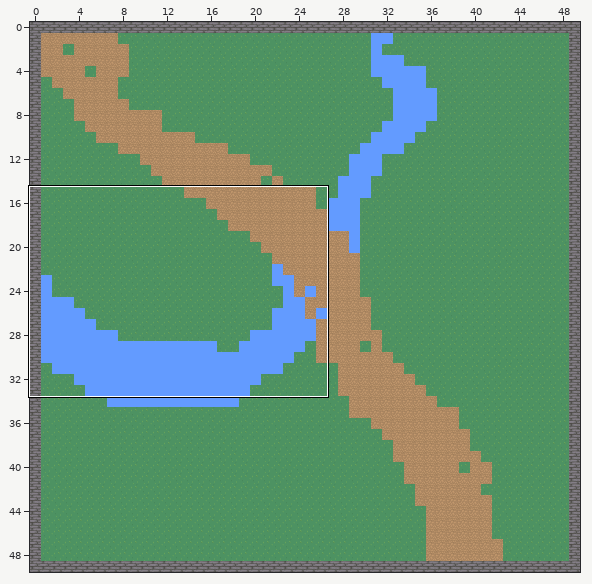
An edit to a level. Tiled map, data/tilemaps/carte.tmx. Above: a wide view before the commit, with the close-up outlined.
Close-up. Before the commit:
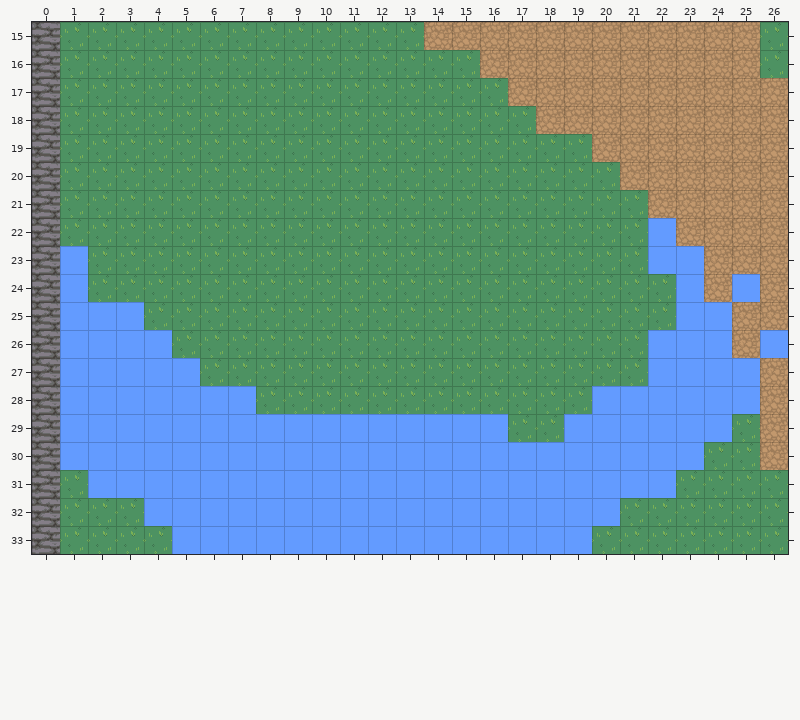
Cells are 32x32 px. Shown: x 0..26, y 15..33. The commit also changed other parts of the map, which this record leaves out.
After:
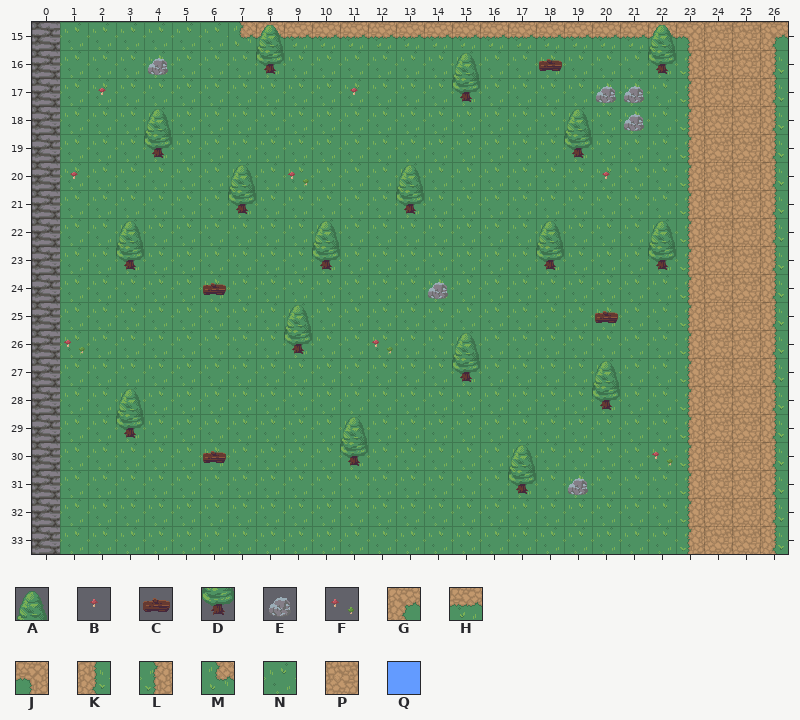
Key: from "nature": A 0, B 3, C 4, D 20, E 22, F 23, G 60, H 61, J 62, K 80, L 82, M 83, N 141, P 146, Q 151.
_ is an empty cell, . an unchanged one.
Tiles of an added or newly shown layer are drawn over the layers below it.
Change:
--- layer "map"
@@ x 1..26 @@
-15 ......NNNNNNNPPPPPPPPPP..N
-16 ...............PPPPPPPP..N
-17 ................PPPPPPP..P
-18 .................PPPPPP..P
-19 ...................PPPP..P
-20 ....................PPP..P
-21 .....................PP..P
-22 .....................QP..P
-23 Q....................QQ..P
-24 Q.....................Q.QP
-25 QQQ...................QQ.P
-26 QQQQ.................QQQ.Q
-27 QQQQQ................QQQQP
-28 QQQQQQQ............QQQQQQP
-29 QQQQQQQQQQQQQQQQ..QQQQQQNP
-30 QQQQQQQQQQQQQQQQQQQQQQQNNP
-31 .QQQQQQQQQQQQQQQQQQQQQNNNN
-32 ...QQQQQQQQQQQQQQQQQ..NNNN
-33 ....QQQQQQQQQQQQQQQ...NNNN
+15 ......MHHHHHHHHHHHHHHHJ..G
+16 ...............NNNNNNNL..K
+17 ................NNNNNNL..K
+18 .................NNNNNL..K
+19 ...................NNNL..K
+20 ....................NNL..K
+21 .....................NL..K
+22 .....................NL..K
+23 N....................NL..K
+24 N.....................L.PK
+25 NNN...................LP.K
+26 NNNN.................NLP.K
+27 NNNNN................NLPPK
+28 NNNNNNN............NNNLPPK
+29 NNNNNNNNNNNNNNNN..NNNNLPPK
+30 NNNNNNNNNNNNNNNNNNNNNNLPPK
+31 .NNNNNNNNNNNNNNNNNNNNNLPPK
+32 ...NNNNNNNNNNNNNNNNN..LPPK
+33 ....NNNNNNNNNNNNNNN...LPPK
--- layer "props" (added)
@@ x 1..22 @@
-15 ......._............._
-16 ..._..._......_.._..._
-17 ._........_..._....__.
-18 ..._.............._._.
-19 ..._.............._...
-20 _....._._..._......_..
-21 ......_....._.........
-22 .._......_......._..._
-23 .._......_......._..._
-24 ....._......._........
-25 ........_.........._..
-26 _......._.._.._.......
-27 .............._...._..
-28 .._................_..
-29 .._......._...........
-30 ....._...._....._...._
-31 ................_._...
+15 .......A.............A
+16 ...E...D......A..C...D
+17 .B........B...D....EE.
+18 ...A..............A.E.
+19 ...D..............D...
+20 B.....A.F...A......B..
+21 ......D.....D.........
+22 ..A......A.......A...A
+23 ..D......D.......D...D
+24 .....C.......E........
+25 ........A..........C..
+26 F.......D..F..A.......
+27 ..............D....A..
+28 ..A................D..
+29 ..D.......A...........
+30 .....C....D.....A....F
+31 ................D.E...
Where, in picture pixels (left, top, right, bottom), the same in both close-ups:
changed: (60, 22, 788, 554)
